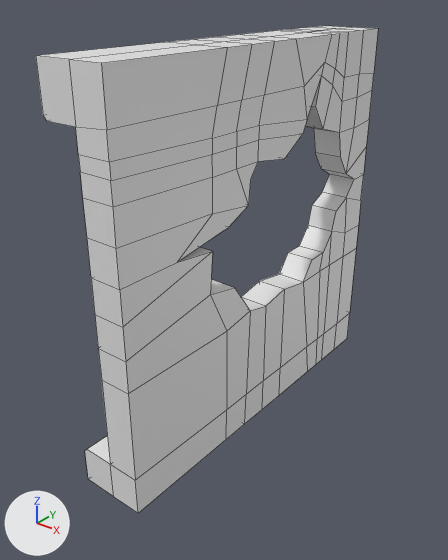
An edit to the FBX model Assets/Models/Maya_Edited_Models/Walls/WallBroken1.fbx, drawn before and after from the same camera.
One viewpoint serves both versions: a 50 mm lens placed at (10.45, -14.08, 7.53), pointed at (-0.46, -0.44, -0.93). Arrows for +X, +Y and +Z are at lower left; the lights stay in place. Mesh edges are drawn as thin lines. Materials are left out; every surface is plain grey. Where no turn or scale is listed for an object, it has been applied to the vertices.
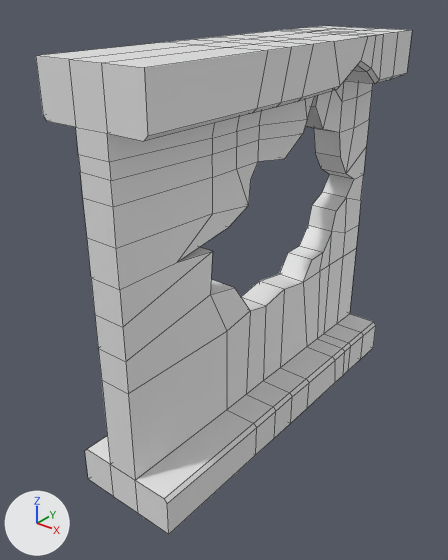
Where the newer file only moved an object's origin or applied its transform, the numbers keep the older frame.

Location of each change, (x1, y1, x2, y2) in pixels of the pictures (448 x 560 px):
'pCube1', reshaped (10% wider): before (36, 26, 378, 513); after (36, 26, 412, 534)
part 1 of me_mesh, built on: before (69, 29, 378, 513); after (69, 28, 412, 534)

The change, as a diff of the scene's bpy script:
```diff
--- a/Assets/Models/Maya_Edited_Models/Walls/WallBroken1.fbx.py
+++ b/Assets/Models/Maya_Edited_Models/Walls/WallBroken1.fbx.py
@@ me_mesh @@
 # used by ob_pcube1; location = (0.0, 0.0, 0.0)
-me_mesh.from_pydata(...)  # 260 vertices, 258 faces; spans x -1.62..0.5, y -5.52..6.6, z -6.01..6.03
+me_mesh.from_pydata(...)  # 320 vertices, 316 faces; spans x -1.62..1.69, y -5.52..6.6, z -6.01..6.03
+# me_mesh part 1
+# 8 vertices are removed from x 0.5, y -5.52..6.6, z -4.79..4.71
+# 32 faces are deleted
+# 23 vertices are added at x 0.5..1.69, y -5.52..6.6, z -4.94..5.39
+# 20 new vertices lie (1.19, 0.0, 0.0) away from vertices in x 0.5, y -5.52..6.6, z -6.01..6.03
+# 12 new vertices lie (1.08, 0.0, 0.0) away from vertices in x 0.5, y -5.52..5.52, z -4.82..5.27
+# 5 new vertices lie (0.0, 0.0, 1.08) away from vertices in x 1.69, y -1.52..5.52, z -6.01
+# 8 new vertices lie (1.08, 0.0, 0.0) away from vertices in x 0.5, y -5.52..6.6, z -4.83..4.65
+# 90 new faces join them
```
